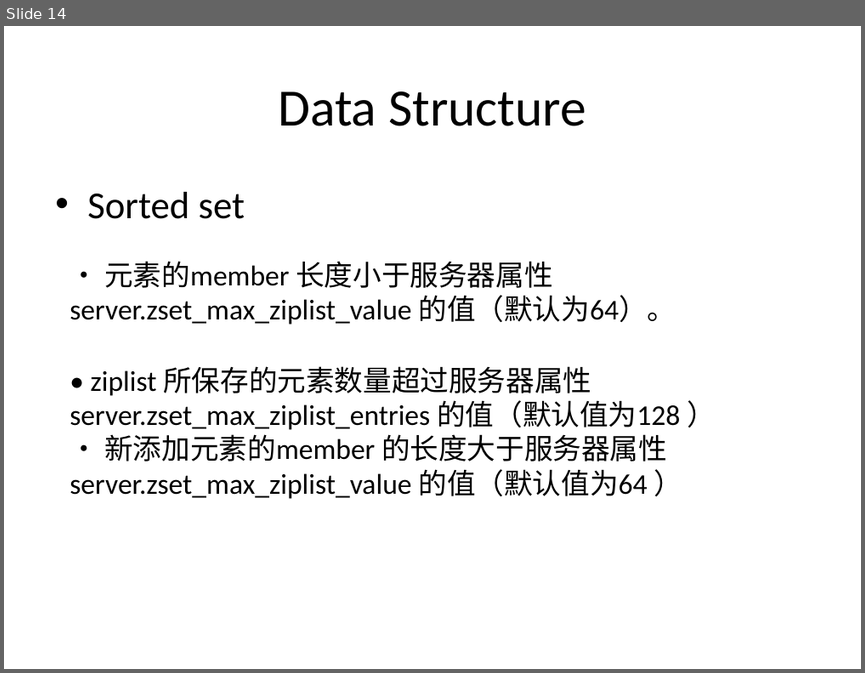
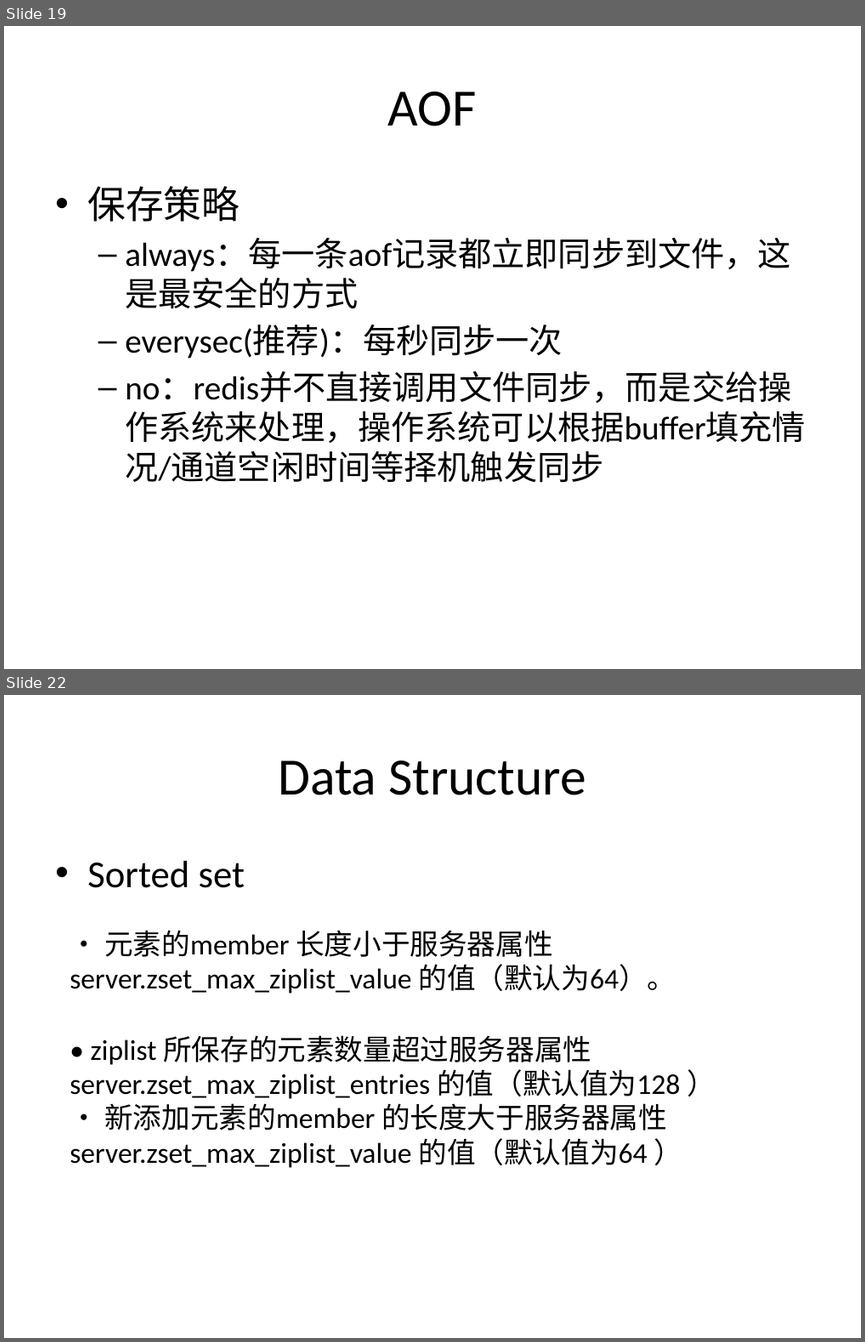
Before and after one commit to humanbeingxx/notes, a slide deck: redis/redis分享.pptx. Shown one above the other, each under a label of ours: slide 14 before the commit, slides 19 and 22 after it; the slides between them are not shown. The pictures are 865x673 and 865x1342 pixels, drawn with LibreOffice and Linux fonts; fonts in the diff are those of the drawing. Boxes give left, top, right and bottom in pixels: in the first picture for what was removed or moved away, otherwise in the second. Text is boxed around its words. In the diff, an @@ line names an element or a change of style, - is before the commit and + after.

```diff
--- a/redis/redis分享.pptx
+++ b/redis/redis分享.pptx
@@ slide 19 added at [4, 26, 861, 669], background #FFFFFF @@
@@ title added at [388, 91, 477, 126], 44 pt, text #000000 @@
+AOF
@@ text added at [87, 186, 806, 482], 28 pt, text #000000 @@
+• 保存策略
+  – always：每一条aof记录都立即同步到文件，这是最安全的方式
+  – everysec(推荐)：每秒同步一次
+  – no：redis并不直接调用文件同步，而是交给操作系统来处理，操作系统可以根据buffer填充情况/通道空闲时间等择机触发同步
@@ what was slide 14 is now slide 22 @@
```
Also in this commit, not shown: 8 other slides added.
